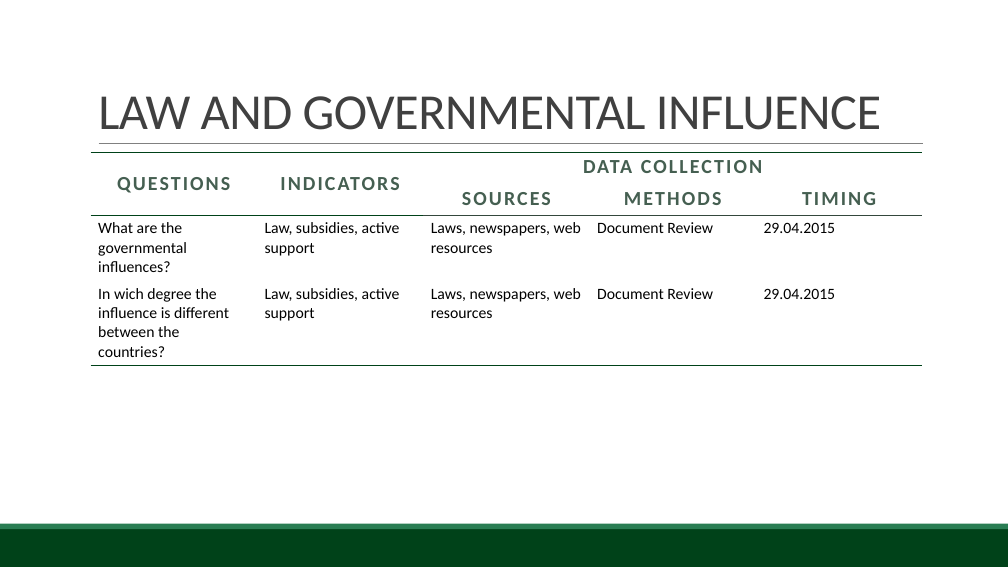
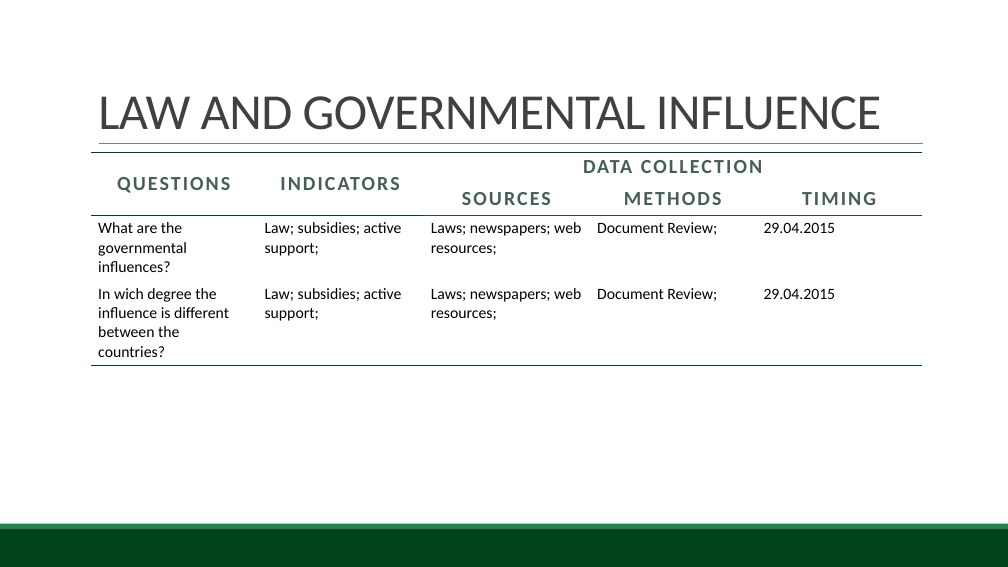
Before and after one commit to BambuGMS/Industry-Analysis-Report, a slide deck: slide 15 of Assignments/Presentations/2015.04.15Presentation_0.1.pptx. Drawn at 1008x567 pixels with LibreOffice and Linux fonts; fonts in the diff are those of the drawing; background and template pictures are left out. Boxes give left, top, right and bottom in pixels: in the first picture for what was removed or moved away, otherwise in the second. Text is boxed around its words. In the diff, an @@ line names an element or a change of style, - is before the commit and + after.

Commit message:
changed the filling of data collection table in product perspectives; deleted the sample column when it was still there; set the titles to CAPS

```diff
--- a/Assignments/Presentations/2015.04.15Presentation_0.1.pptx
+++ b/Assignments/Presentations/2015.04.15Presentation_0.1.pptx
@@ table at [91, 153, 923, 362] @@
-row 3: What are the governmental influences? | Law, subsidies, active support | Laws, newspapers, web resources | Document Review | 29.04.2015
+row 3: What are the governmental influences? | Law; subsidies; active support; | Laws; newspapers; web resources; | Document Review; | 29.04.2015
-row 4: In wich degree the influence is different between the countries? | Law, subsidies, active support | Laws, newspapers, web resources | Document Review | 29.04.2015
+row 4: In wich degree the influence is different between the countries? | Law; subsidies; active support; | Laws; newspapers; web resources; | Document Review; | 29.04.2015
```
Also in this commit, not shown: 6 other slides changed.
